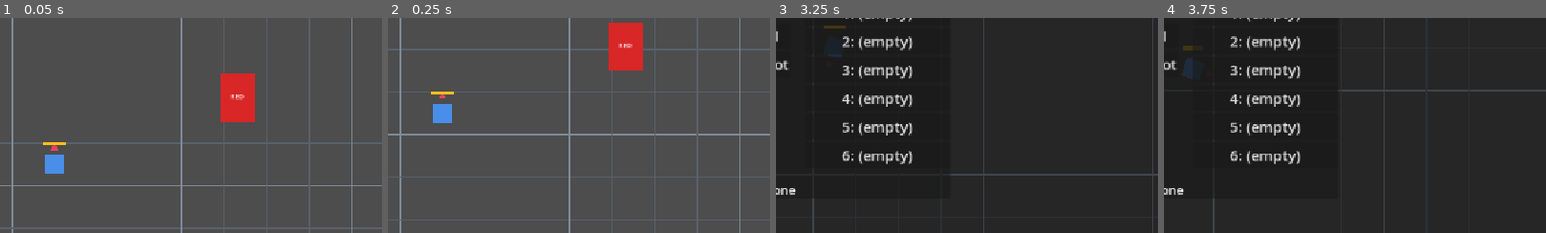
Above: before the commit, frames 1-4 (left to right).
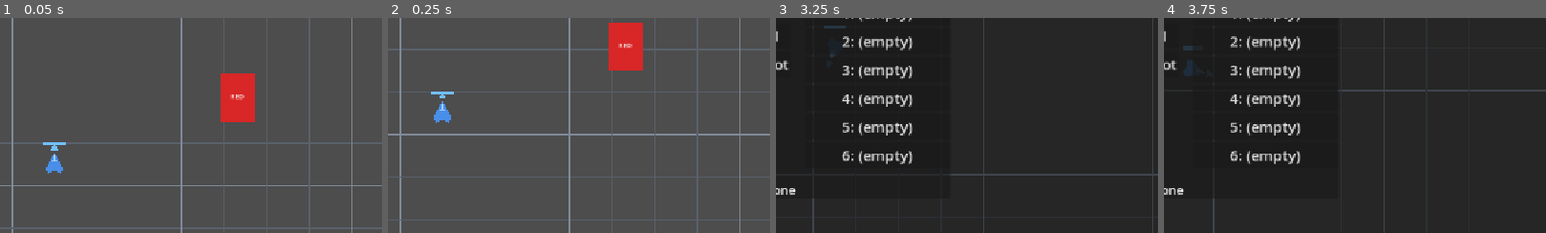
Above: after the commit, the same moments.

Repository: BestestGameStudio/gangU
Game: Godot game, scene res://scenes/main.tscn
The game is run twice, just before and just after one commit, with the same random seed, the same clock (stepped at 60 frames per second) and the same inputs.
Inputs (mouse positions are % of the whole screen's width and height, from its top left):
- Up to frame 1 (0.05 s): no input
- Up to frame 2 (0.25 s): no input
- Up to frame 3 (3.25 s): tap Enter at 0.5, 2.85 s; move the mouse to (72, 45) at 0.52 s; hold D (move_right) 0.53-1.28 s; hold Space (cast) 0.53-1.28 s; move the mouse to (30, 55) at 1.27 s; hold S (move_down) 1.28-2.03 s; tap Tab (equip_panel) at 1.35 s; move the mouse to (60, 28) at 2.02 s; hold D (move_right) 2.03-2.78 s; tap 1 at 2.1 s; move the mouse to (45, 70) at 2.77 s; hold W (move_up) from 2.78 s (still down)
- Up to frame 4 (3.75 s): move the mouse to (80, 65) at 3.52 s; release W (move_up) at 3.53 s; hold A (move_left) from 3.53 s (still down); hold Space (cast) from 3.53 s (still down)
The pictures show only the part of the screen within x 43-93%, y 35-85%; the shares and areas given below are measured in that part.

The runs differ from the first frame. In frame 1, 0.4% of the frame differs, in the area x 11-18%, y 57-73%; in frame 2, 0.3%; in frame 3, 0.1%; in frame 4, 0.1%.

Commit message:
[P89] Player visual identity: angular dart silhouette (#107)
Independent review 5815469100 on frozen head 8b3dcf90bb7451ba1745b0068eb810ea1927b739. Harness 12/12 exact head + combined-with-17cc8bd; old-base negative 4 FAILs; CI run 42422887064 success; independent artifact browser proof (hub dart + cast cooldown + real-input Dungeon A entry, 3-enemy contrast). Tracks issue #89.

Diff:
--- a/scenes/player.tscn
+++ b/scenes/player.tscn
@@ -14,14 +14,18 @@
 
 [node name="Body" type="Polygon2D" parent="."]
 color = Color(0.286275, 0.556863, 0.909804, 1)
-polygon = PackedVector2Array(-14, -14, 14, -14, 14, 14, -14, 14)
+polygon = PackedVector2Array(20, 0, -6, -13, -14, -9, -9, 0, -14, 9, -6, 13)
+
+[node name="NoseEdge" type="Polygon2D" parent="."]
+color = Color(0.619608, 0.8, 1, 1)
+polygon = PackedVector2Array(20, 0, 5, -3.5, 5, 3.5)
 
 [node name="CollisionShape2D" type="CollisionShape2D" parent="."]
 shape = SubResource("CircleShape2D_player")
 
 [node name="AimIndicator" type="Polygon2D" parent="."]
 position = Vector2(22, 0)
-color = Color(0.913725, 0.270588, 0.368627, 1)
+color = Color(0.45, 0.75, 1, 1)
 polygon = PackedVector2Array(0, -6, 12, 0, 0, 6)
 
 [node name="SpellCaster" type="Node2D" parent="."]
@@ -34,5 +38,5 @@
 polygon = PackedVector2Array(-16, -34, 16, -34, 16, -29, -16, -29)
 
 [node name="CooldownBarFill" type="Polygon2D" parent="SpellCaster"]
-color = Color(1, 0.75, 0.1, 1)
+color = Color(0.45, 0.75, 1, 1)
 polygon = PackedVector2Array(-16, -34, 16, -34, 16, -29, -16, -29)
--- /dev/null
+++ b/scripts/test89_player_visual.gd
@@ -0,0 +1,109 @@
+extends SceneTree
+## #89 acceptance driver (headless, production composition via main.tscn).
+## Proves the player VISUAL restyle within its exact boundary:
+##   r16       - CollisionShape2D still carries CircleShape2D radius 16.0
+##               (collision byte-untouched by the restyle)
+##   hull      - Body polygon is EXACTLY the angular dart hull with the nose
+##               at +X, blue-family fill (b > r, b > g)
+##   nose edge - NoseEdge accent child present at the nose, light blue
+##   aim tint  - AimIndicator is blue-family (was orange-red), same triangle
+##               at (22,0)
+##   bar tint  - CooldownBarFill is blue-family, BG stays neutral
+##   aim track - player rotation follows the cursor (nose = facing edge):
+##               warped mouse positions produce the expected angles
+##   hub boot  - production hub boots with the player present
+##   dungeon   - real normal-gate entry: blue player among three orange
+##               enemies (enemy bodies r > b, player b > r)
+## The hull/tint legs FAIL on the old base (square Body, red AimIndicator,
+## orange fill) - meaningful negative. Gate use follows the test9 direct
+## _on_body_entered idiom - NOT real-input movement proof.
+
+const EXPECTED_HULL: Array[Vector2] = [Vector2(20, 0), Vector2(-6, -13), Vector2(-14, -9), Vector2(-9, 0), Vector2(-14, 9), Vector2(-6, 13)]
+
+var scene: Node
+var p: CharacterBody2D
+var phase := 0
+var t := 0.0
+var fails := 0
+
+func _initialize() -> void:
+	scene = load("res://scenes/main.tscn").instantiate()
+	root.add_child(scene)
+	current_scene = scene
+
+func _check(label: String, ok: bool) -> void:
+	if not ok:
+		fails += 1
+	print("[89] ", label, " -> ", "PASS" if ok else "FAIL")
+
+func _blue_family(c: Color) -> bool:
+	return c.b > c.r and c.b > c.g
+
+func _process(delta: float) -> bool:
+	t += delta
+	match phase:
+		0:
+			if scene.get_node_or_null("Player") != null and t > 0.3:
+				p = scene.get_node("Player")
+				_check("hub boot: player present in Hub", scene.current_area.name == "Hub")
+				var cs: CollisionShape2D = p.get_node("CollisionShape2D")
+				_check("r16: collision circle radius unchanged at 16.0",
+					cs.shape is CircleShape2D and is_equal_approx(cs.shape.radius, 16.0))
+				var body: Polygon2D = p.get_node("Body")
+				var hull_ok: bool = body.polygon.size() == EXPECTED_HULL.size()
+				for i in mini(body.polygon.size(), EXPECTED_HULL.size()):
+					if body.polygon[i] != EXPECTED_HULL[i]:
+						hull_ok = false
+				_check("hull: Body is EXACTLY the angular dart (nose +X)", hull_ok)
+				_check("hull: Body fill is blue-family", _blue_family(body.color))
+				var nose: Polygon2D = p.get_node_or_null("NoseEdge")
+				_check("nose edge: accent child present and light blue",
+					nose != null and _blue_family(nose.color))
+				var aim: Polygon2D = p.get_node("AimIndicator")
+				_check("aim tint: AimIndicator blue-family, triangle at (22,0)",
+					_blue_family(aim.color) and aim.position == Vector2(22, 0)
+					and aim.polygon.size() == 3)
+				var fill: Polygon2D = p.get_node("SpellCaster/CooldownBarFill")
+				_check("bar tint: CooldownBarFill blue-family", _blue_family(fill.color))
+				# Aim tracking: cursor right of player => angle ~0, above => ~-PI/2
+				Input.warp_mouse(Vector2(900, 480))
+				phase = 1; t = 0
+		1:
+			if t > 0.2:
+				# Same world-cursor input player.gd aims at (camera transform
+				# included): rotation must equal the angle to the actual cursor.
+				var expected := p.global_position.direction_to(p.get_global_mouse_position()).angle()
+				_check("aim track: nose faces cursor (cursor right)",
+					absf(wrapf(p.rotation - expected, -PI, PI)) < 0.05)
+				Input.warp_mouse(Vector2(576, 80))
+				phase = 2; t = 0
+		2:
+			if t > 0.2:
+				var expected := p.global_position.direction_to(p.get_global_mouse_position()).angle()
+				_check("aim track: nose faces cursor (cursor top-center)",
+					absf(wrapf(p.rotation - expected, -PI, PI)) < 0.05)
+				var g: Gate = scene.current_area.get_node("GateNormal")
+				g._on_body_entered(p)
+				phase = 3; t = 0
+		3:
+			if t > 0.4:
+				_check("dungeon boot: real normal-gate entry into DungeonA",
+					scene.current_area.name == "DungeonA")
+				var enemies := get_nodes_in_group("enemies")
+				var orange_ok: bool = enemies.size() == 3
+				for e in enemies:
+					# Enemy visual is the Spikes Polygon2D on current main (#90);
+					# ColorRect is the pre-#90 shape (old-base fallback). Either way
+					# the enemy body must read orange (r>b) against the blue player.
+					var vis: Node = e.get_node_or_null("Spikes")
+					if vis == null:
+						vis = e.get_node_or_null("ColorRect")
+					if vis == null or not (vis.color.r > vis.color.b):
+						orange_ok = false
+				_check("contrast: 3 orange enemies (r>b) vs blue player (b>r)",
+					orange_ok and _blue_family(p.get_node("Body").color))
+				if fails == 0:
+					print("[89] ALL PASS")
+				print("[89] DONE fails=", fails)
+				quit()
+	return false
Not shown, added: scripts/test89_player_visual.gd.uid
